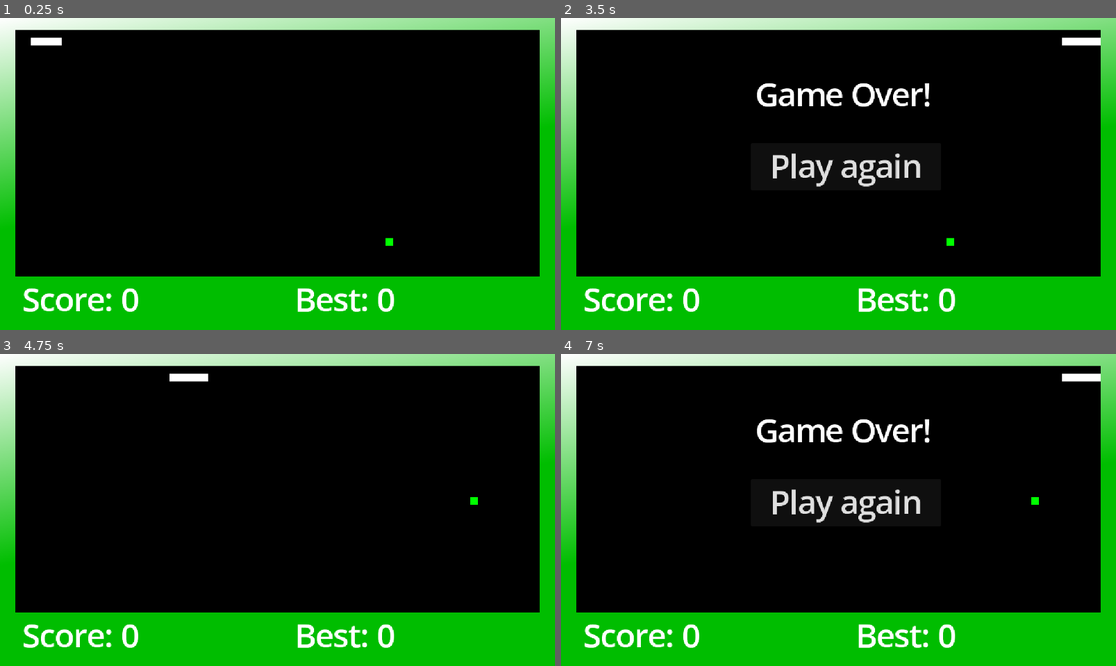
Above: before the commit, frames 1-4 (two rows, left to right).
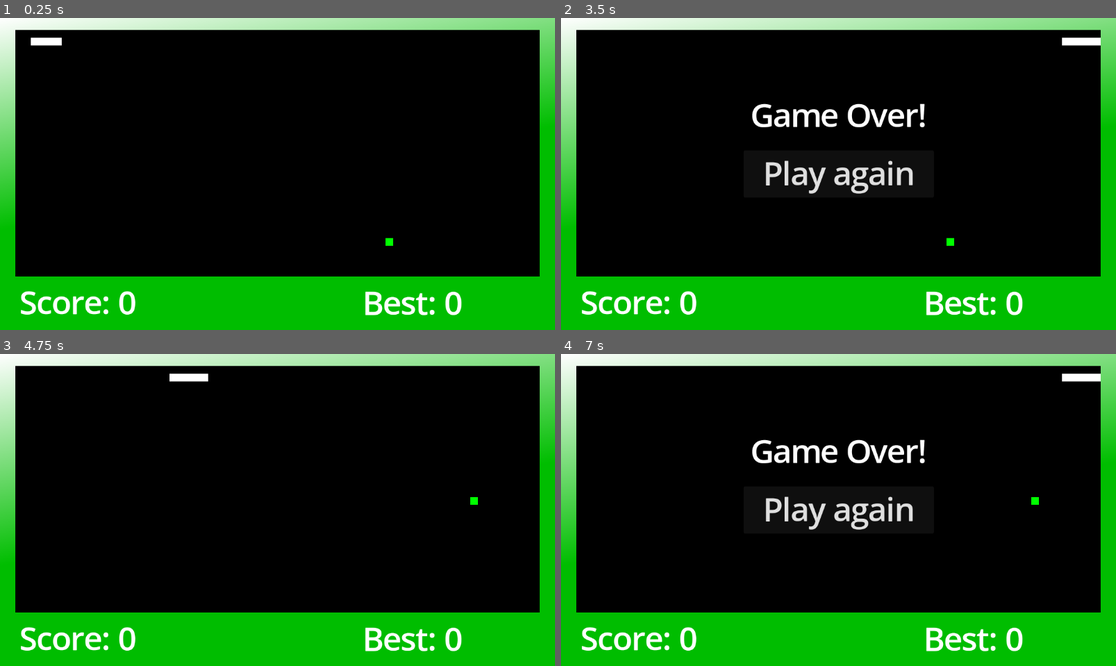
Above: after the commit, the same moments.

Repository: popcar2/GodotOS
Game: Godot game, scene res://Games/Snake/snake_scene.tscn
Same seed, same stepped clock (60 frames per second), same inputs: the game is played once before the commit and once after it. This scene is started directly instead of the project's main scene.
Inputs (mouse positions are in pixels of both pictures, inside the frame that each line leads up to):
- Up to frame 1 (0.25 s): no input
- Up to frame 2 (3.5 s): tap Enter (ui_accept) every 0.75 s from 0.5 to 2.75 s; drag from (677, 298) to (894, 105) at 0.52 s; drag from (949, 298) to (810, 236) at 1.27 s; move the mouse to (894, 105) at 2.02 s; hold A (move_left) 2.03-2.75 s; tap S (s) at 2.1 s; click (894, 105) at 2.17 s; drag from (810, 236) to (672, 127) at 2.77 s
- Up to frame 3 (4.75 s): click "Play again" at 3.5 s; tap Enter (ui_accept) at 4.25 s; move the mouse to (444, 556) at 4.27 s; hold D (move_right) from 4.28 s (still down); tap S (s) at 4.35 s; click (444, 556) at 4.42 s; tap Space (jump) at 4.52 s
- Up to frame 4 (7 s): release D (move_right) at 5 s; tap Enter (ui_accept) at 5 s; drag from (672, 463) to (755, 432) at 5.02 s; move the mouse to (866, 510) at 5.77 s; hold D (move_right) 5.78-6.5 s; tap S (s) at 5.85 s; click (866, 510) at 5.92 s; drag from (755, 432) to (727, 525) at 6.52 s

The runs differ from the first frame. In frame 1, 2.0% of the frame differs, in the area x 3-84%, y 86-96%; in frame 2, 5.4%, in the area x 3-84%, y 20-96%; in frame 3, 2.0%; in frame 4, 5.4%.

Commit message:
Cleanup snake game (minor code edits, using correct texture filters, mouse filters)

Diff:
--- a/Games/Snake/SnakeBoard.gd
+++ b/Games/Snake/SnakeBoard.gd
@@ -111,7 +111,7 @@
 	@warning_ignore("integer_division")
 	var fps:int = initial_fps + (score/increase_fps_every)
 	time_per_tick = 1.0/fps
-	score_updated.emit(score-delta, score)
+	score_updated.emit(score)
 
 func eat_apple() -> void:
 	inc_score(10)
@@ -155,6 +155,5 @@
 	elif pix == apple_color:
 		eat_apple()
 
-
 func _on_play_button_pressed() -> void:
 	start_game()
--- a/Games/Snake/SnakeGameOver.gd
+++ b/Games/Snake/SnakeGameOver.gd
@@ -2,8 +2,7 @@
 
 signal new_game_should_start
 
-
-func _on_board_game_ended(final_score: int) -> void:
+func _on_board_game_ended(_final_score: int) -> void:
 	self.show()
 
 func _on_button_pressed() -> void:
--- a/Games/Snake/SnakeLabel.gd
+++ b/Games/Snake/SnakeLabel.gd
@@ -1,5 +1,4 @@
 extends RichTextLabel
 
-
-func _on_board_score_updated(old_score: Variant, new_score: Variant) -> void:
+func _on_board_score_updated(new_score: int) -> void:
 	self.text = "Score: " + str(new_score)
--- a/Games/Snake/snake_scene.tscn
+++ b/Games/Snake/snake_scene.tscn
@@ -23,40 +23,100 @@
 height = 32
 
 [node name="SnakeScene" type="Control"]
-texture_filter = 1
 layout_mode = 3
-anchors_preset = 0
-offset_right = 1152.0
-offset_bottom = 648.0
+anchors_preset = 15
+anchor_right = 1.0
+anchor_bottom = 1.0
+grow_horizontal = 2
+grow_vertical = 2
+mouse_filter = 2
 
 [node name="Background" type="Sprite2D" parent="."]
 texture = SubResource("GradientTexture2D_d3c20")
 centered = false
 
 [node name="Board" type="Sprite2D" parent="Background"]
+texture_filter = 1
 position = Vector2(576, 281)
 scale = Vector2(16, 16)
 texture = SubResource("GradientTexture2D_mt1rj")
 script = ExtResource("1_vn6nx")
 
-[node name="ScoreLabel" type="RichTextLabel" parent="Background"]
-offset_left = 46.0
-offset_top = 541.0
-offset_right = 446.0
-offset_bottom = 631.0
+[node name="GameOver" type="Control" parent="."]
+visible = false
+layout_mode = 1
+anchors_preset = 15
+anchor_right = 1.0
+anchor_bottom = 1.0
+grow_horizontal = 2
+grow_vertical = 2
+mouse_filter = 2
+script = ExtResource("3_fyb7g")
+
+[node name="GameOverLabel" type="RichTextLabel" parent="GameOver"]
+layout_mode = 1
+anchors_preset = 8
+anchor_left = 0.5
+anchor_top = 0.5
+anchor_right = 0.5
+anchor_bottom = 0.5
+offset_left = -204.0
+offset_top = -166.0
+offset_right = 204.0
+offset_bottom = -56.0
+grow_horizontal = 2
+grow_vertical = 2
+mouse_filter = 2
+theme_override_colors/font_outline_color = Color(0, 0, 0, 1)
+theme_override_constants/outline_size = 12
 theme_override_font_sizes/normal_font_size = 64
-theme_override_font_sizes/bold_font_size = 64
-theme_override_font_sizes/italics_font_size = 64
-theme_override_font_sizes/bold_italics_font_size = 64
-theme_override_font_sizes/mono_font_size = 64
+bbcode_enabled = true
+text = "[center]Game Over!"
+
+[node name="RestartButton" type="Button" parent="GameOver"]
+layout_mode = 1
+anchors_preset = 8
+anchor_left = 0.5
+anchor_top = 0.5
+anchor_right = 0.5
+anchor_bottom = 0.5
+offset_left = -197.5
+offset_top = -49.0
+offset_right = 197.5
+offset_bottom = 49.0
+grow_horizontal = 2
+grow_vertical = 2
+theme_override_font_sizes/font_size = 64
+text = "Play again"
+
+[node name="ScoreLabel" type="RichTextLabel" parent="."]
+layout_mode = 1
+anchors_preset = 2
+anchor_top = 1.0
+anchor_bottom = 1.0
+offset_left = 40.0
+offset_top = -101.0
+offset_right = 440.0
+offset_bottom = -11.0
+grow_vertical = 0
+mouse_filter = 2
+theme_override_font_sizes/normal_font_size = 64
 text = "Score: 0"
 script = ExtResource("2_36w75")
 
-[node name="ScoreLabel2" type="RichTextLabel" parent="Background"]
-offset_left = 612.0
-offset_top = 541.0
-offset_right = 1012.0
-offset_bottom = 631.0
+[node name="BestScoreLabel" type="RichTextLabel" parent="."]
+layout_mode = 1
+anchors_preset = 3
+anchor_left = 1.0
+anchor_top = 1.0
+anchor_right = 1.0
+anchor_bottom = 1.0
+offset_left = -400.0
+offset_top = -100.0
+offset_bottom = -10.0
+grow_horizontal = 0
+grow_vertical = 0
+mouse_filter = 2
 theme_override_font_sizes/normal_font_size = 64
 theme_override_font_sizes/bold_font_size = 64
 theme_override_font_sizes/italics_font_size = 64
@@ -65,36 +125,9 @@
 text = "Best: 0"
 script = ExtResource("3_3qlc5")
 
-[node name="GameOver" type="Control" parent="."]
-visible = false
-anchors_preset = 0
-offset_left = 200.0
-offset_top = 40.0
-offset_right = 200.0
-offset_bottom = 40.0
-script = ExtResource("3_fyb7g")
-
-[node name="GameOverLabel" type="RichTextLabel" parent="GameOver"]
-layout_mode = 0
-offset_left = 203.0
-offset_top = 75.0
-offset_right = 611.0
-offset_bottom = 185.0
-theme_override_font_sizes/normal_font_size = 64
-text = "Game Over!"
-
-[node name="RestartButton" type="Button" parent="GameOver"]
-layout_mode = 0
-offset_left = 194.0
-offset_top = 220.0
-offset_right = 589.0
-offset_bottom = 318.0
-theme_override_font_sizes/font_size = 64
-text = "Play again"
-
-[connection signal="game_ended" from="Background/Board" to="Background/ScoreLabel2" method="_on_board_game_ended"]
+[connection signal="game_ended" from="Background/Board" to="BestScoreLabel" method="_on_board_game_ended"]
 [connection signal="game_ended" from="Background/Board" to="GameOver" method="_on_board_game_ended"]
-[connection signal="score_updated" from="Background/Board" to="Background/ScoreLabel" method="_on_board_score_updated"]
+[connection signal="score_updated" from="Background/Board" to="ScoreLabel" method="_on_board_score_updated"]
 [connection signal="new_game_should_start" from="GameOver" to="Background/Board" method="_on_play_button_pressed"]
-[connection signal="pressed" from="GameOver/RestartButton" to="Background/ScoreLabel2" method="_on_restart_button_pressed"]
+[connection signal="pressed" from="GameOver/RestartButton" to="BestScoreLabel" method="_on_restart_button_pressed"]
 [connection signal="pressed" from="GameOver/RestartButton" to="GameOver" method="_on_button_pressed"]
--- a/Scenes/Taskbar/taskbar.tscn
+++ b/Scenes/Taskbar/taskbar.tscn
@@ -95,16 +95,16 @@
 title_text = "Super Bit Boy"
 description_text = "Hard but Fair 2D Platformer"
 
-[node name="Cube Scene Option" parent="Start Menu/VBoxContainer" instance=ExtResource("2_1ualm")]
-layout_mode = 2
-title_text = "Cube Scene"
-description_text = "THE CUBE. THE CUBE. THE CUBE."
-
 [node name="Snake Option" parent="Start Menu/VBoxContainer" instance=ExtResource("2_1ualm")]
 layout_mode = 2
 game_scene = "res://Games/Snake/snake_scene.tscn"
 title_text = "Snake"
 description_text = "A simple version of the classic"
+
+[node name="Cube Scene Option" parent="Start Menu/VBoxContainer" instance=ExtResource("2_1ualm")]
+layout_mode = 2
+title_text = "Cube Scene"
+description_text = "THE CUBE. THE CUBE. THE CUBE."
 
 [node name="Power Button" type="Button" parent="Start Menu"]
 layout_mode = 1
--- a/Scenes/Window/Game Window/game_window.tscn
+++ b/Scenes/Window/Game Window/game_window.tscn
@@ -47,7 +47,7 @@
 unique_name_in_owner = true
 own_world_3d = true
 handle_input_locally = false
-size = Vector2i(576, 323)
+size = Vector2i(2, 2)
 size_2d_override = Vector2i(1152, 648)
 size_2d_override_stretch = true
 render_target_update_mode = 4
Not shown: 1 places in Scenes/Window/Game Window/game_window.tscn that only renumber resources
